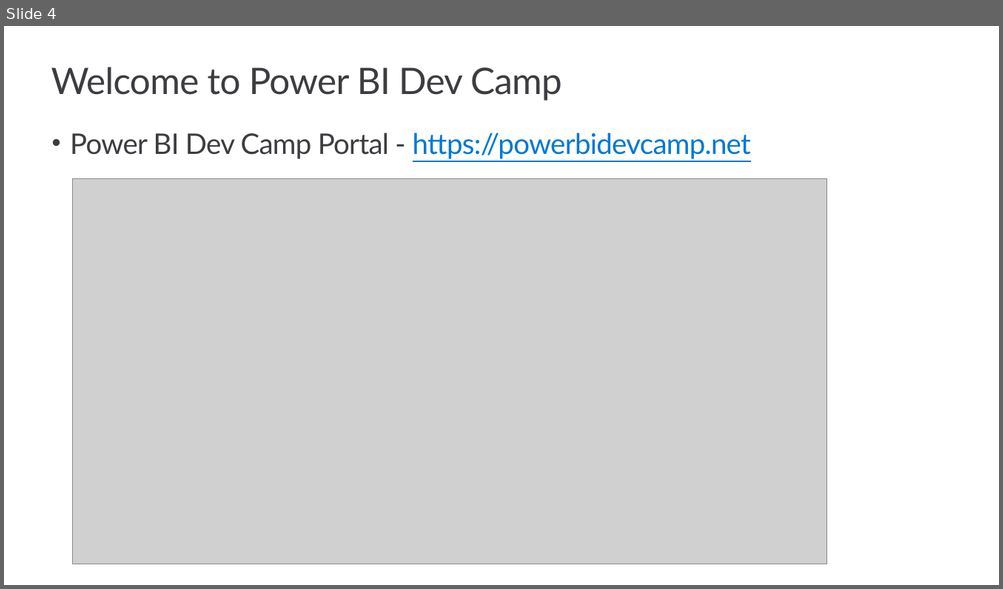
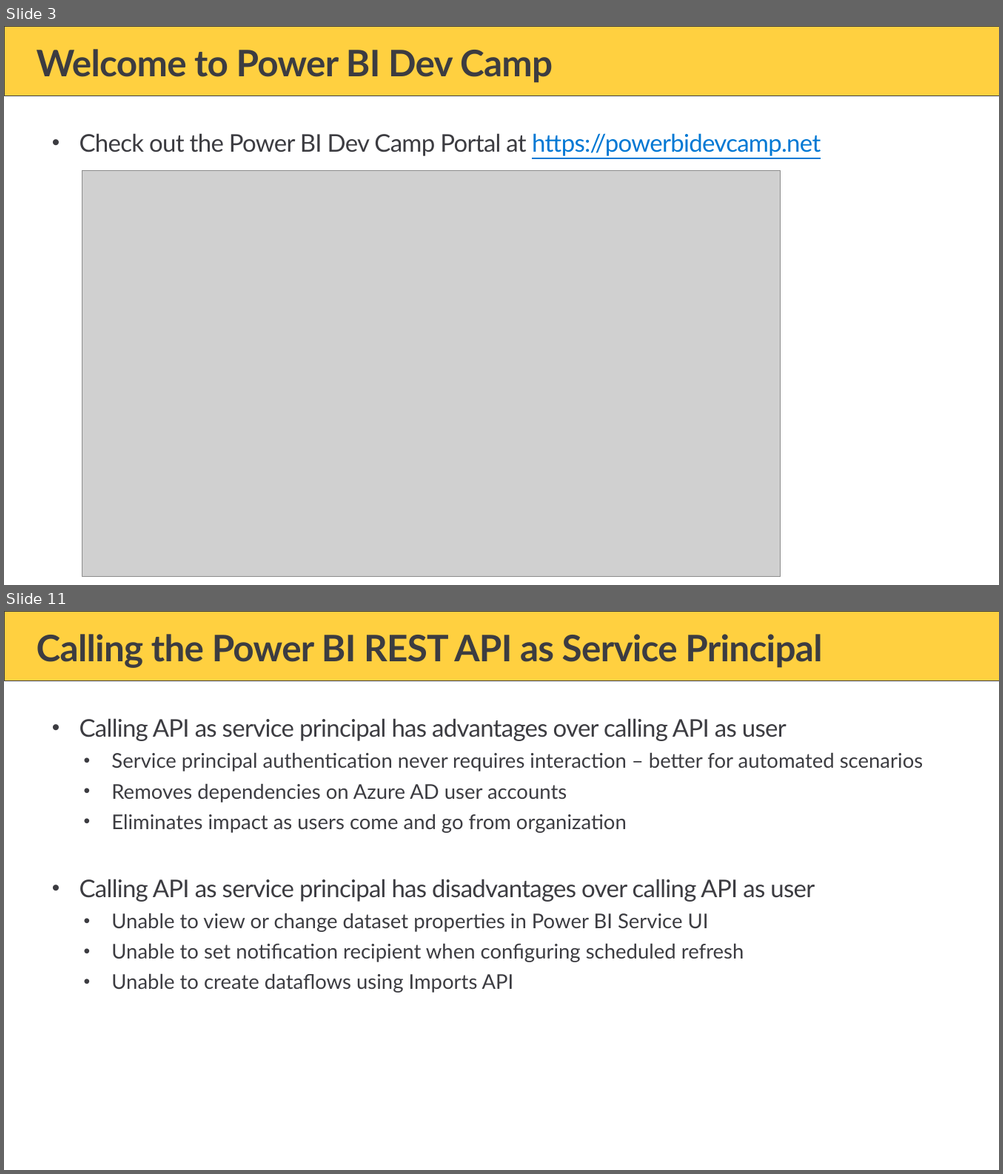
Before and after one commit to PowerBiDevCamp/Camp-Sessions, a slide deck: Session 33 - Setting Datasource Credentials with the Power BI REST API.pptx. Shown one above the other, each under a label of ours: slide 4 before the commit, slides 3 and 11 after it; the slides between them are not shown. The pictures are 1003x589 and 1003x1174 pixels, drawn with LibreOffice and Linux fonts; fonts in the diff are those of the drawing; grey boxes stand for pictures; background and template pictures are left out. Boxes give left, top, right and bottom in pixels: in the first picture for what was removed or moved away, otherwise in the second. Text is boxed around its words. In the diff, an @@ line names an element or a change of style, - is before the commit and + after.

```diff
--- a/Session 33 - Setting Datasource Credentials with the Power BI REST API.pptx
+++ b/Session 33 - Setting Datasource Credentials with the Power BI REST API.pptx
@@ slide 11 added at bbox=[4, 611, 999, 1170], background #FFFFFF; not listed: 1 template element that a slide beside it also shows @@
@@ title added at bbox=[37, 634, 822, 668], 36 pt, text #3C3C41, bold @@
+Calling the Power BI REST API as Service Principal
@@ text added at bbox=[79, 718, 922, 993], 20 pt, text #3C3C41 @@
+• Calling API as service principal has advantages over calling API as user
+  • Service principal authentication never requires interaction – better for automated scenarios
+  • Removes dependencies on Azure AD user accounts
+  • Eliminates impact as users come and go from organization
+• Calling API as service principal has disadvantages over calling API as user
+  • Unable to view or change dataset properties in Power BI Service UI
+  • Unable to set notification recipient when configuring scheduled refresh
+  • Unable to create dataflows using Imports API
@@ what was slide 4 is now slide 3 @@
@@ slide 3 changed as well @@
@@ rectangle added at bbox=[4, 26, 999, 96], fill #FFD040, outline #3C3C41 0.5 pt @@
@@ title "Welcome to Power BI Dev ...": place and size @@
-title "Welcome to Power BI Dev ..." at bbox=[51, 67, 562, 101]
+title "Welcome to Power BI Dev ..." at bbox=[37, 49, 552, 83]
@@ title "Welcome to Power BI Dev ..." at bbox=[37, 49, 552, 83]: bold on @@
@@ text at bbox=[79, 133, 820, 156]: text changed; size 28 to 24 pt; text colour #0078D4 to #3C3C41 @@
-• Power BI Dev Camp Portal - https://powerbidevcamp.net
+• Check out the Power BI Dev Camp Portal at https://powerbidevcamp.net
@@ picture: place and size @@
-picture at bbox=[73, 179, 827, 565]
+picture at bbox=[82, 171, 780, 577]
```
Also in this commit, not shown: 4 other slides changed, 47 other slides added, 35 slides removed, 11 other files.
